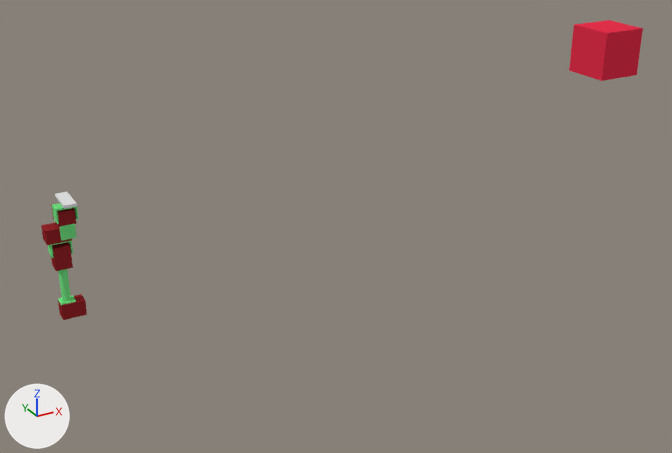
The Blender file src/neck.blend, before and after one commit.
One viewpoint serves both versions: a 50 mm camera at (-0.445, -2.301, 1.257) aimed at (0.509, -0.566, 0.39). Lighting does not change. The marker at lower left points along +X, +Y and +Z.

Names of what the first picture shows: 'facedetect'.
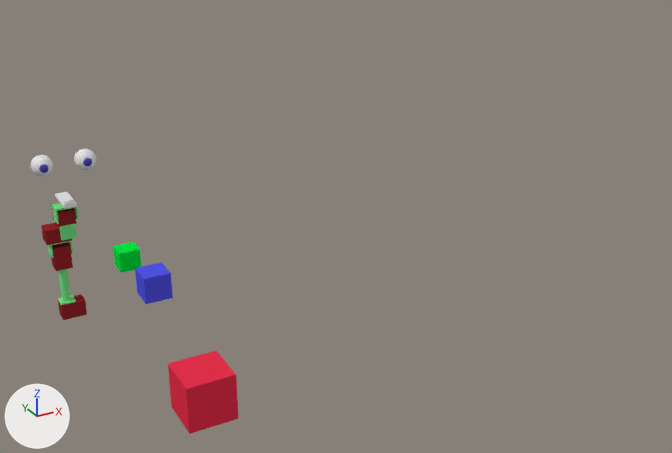
Boxes (x1, y1, x2, y2) around the edits, measured in the pictures (672 x 453 px):
'facedetect', moved: before (569, 20, 643, 81); after (168, 351, 238, 434)
'target', moved (not visible before): after (135, 262, 173, 304)
'eyefocus', added (green): after (113, 242, 141, 273)
'Sphere.002', added: after (30, 155, 53, 176)
'Sphere', added: after (74, 149, 96, 170)
'Sphere.003', added: after (39, 164, 49, 173)
'Sphere.001', added: after (83, 158, 92, 166)

What the commit changed:
Material 'Material.004' (mat_material_004) is new.
Its base color is (0.08, 0.0685, 0.448) (blue #504ab3).
Material 'Material.005' (mat_material_005) is new.
Its base color is (0.0, 0.8, 0.0492) (green #00e73f).
Mesh me_sphere_002 is new.
It is a UV sphere (32 segments, 16 rings, poles along z) spanning x -1.0..1.0, y -1.0..1.0, z -1.0..1.0.
Mesh me_sphere_003 is new.
It is a UV sphere (32 segments, 16 rings, poles along z) spanning x -1.0..1.0, y -1.0..1.0, z -1.0..1.0.
It uses material mat_material_004 (blue #504ab3).
Mesh me_sphere_001 is new.
It is a UV sphere (32 segments, 16 rings, poles along z) spanning x -1.0..1.0, y -1.0..1.0, z -1.0..1.0.
It uses material mat_material_004 (blue #504ab3).
Mesh me_cube_005 is new.
It is a box spanning x -1.0..1.0, y -1.0..1.0, z -1.0..1.0.
It uses material mat_material_005 (green #00e73f).
Object 'facedetect' (ob_facedetect) moves from (0.86, -0.997, 0.85) to (0.01, -0.997, 0.35).
Object 'target' (ob_target) moves from (0.86, -0.997, 0.85) to (-0.021, -0.866, 0.508).
Object 'Sphere.003' (ob_sphere_003) is new; it shows me_sphere_003.
Its parent is ob_sphere_002.
Its matrix parent inverse is Matrix(((-35.65, 5.054, -8.781, 7.454), (-8.877, -0.103, 35.98, -16.22), (-4.882, -36.72, -1.309, -1.128), (0.0, 0.0, 0.0, 1.0))).
Its location is (0.0825, -0.0751, 0.471).
Its rotation in degrees is (-88, -14, -8.1).
Its scale is (-0.0137, -0.0137, -0.0137).
Object 'Sphere.002' (ob_sphere_002) is new; it shows me_sphere_002.
Its location is (-0.037, -0.056, 0.473).
Its rotation in degrees is (-91, 0.7, -0.9).
Its scale is (-0.027, -0.027, -0.027).
Object 'Sphere.001' (ob_sphere_001) is new; it shows me_sphere_001.
Its parent is ob_sphere.
Its matrix parent inverse is Matrix(((-35.65, 5.054, -8.781, 7.454), (-8.877, -0.103, 35.98, -16.22), (-4.882, -36.72, -1.309, -1.128), (0.0, 0.0, 0.0, 1.0))).
Its location is (0.0825, -0.0751, 0.471).
Its rotation in degrees is (-88, -14, -8.1).
Its scale is (-0.0137, -0.0137, -0.0137).
Object 'Sphere' (ob_sphere) is new; it shows a copy of me_sphere_002.
Its location is (0.07, -0.058, 0.472).
Its rotation in degrees is (-91, 0.7, -0.9).
Its scale is (-0.027, -0.027, -0.027).
Object 'eyefocus' (ob_eyefocus) is new; it shows me_cube_005.
Its location is (-0.016, -0.689, 0.483).
Its scale is (-0.02, 0.02, 0.02).
